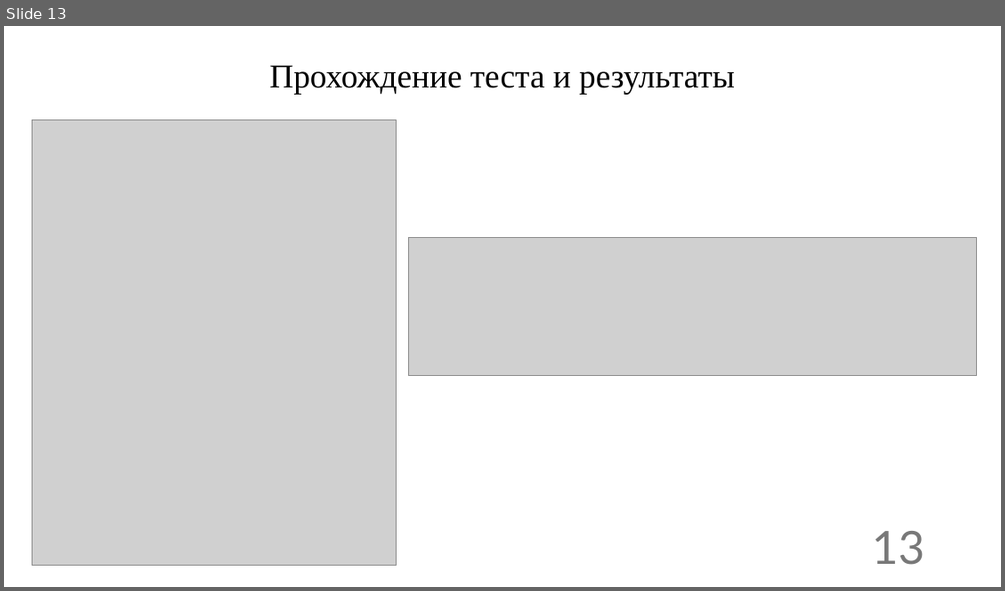
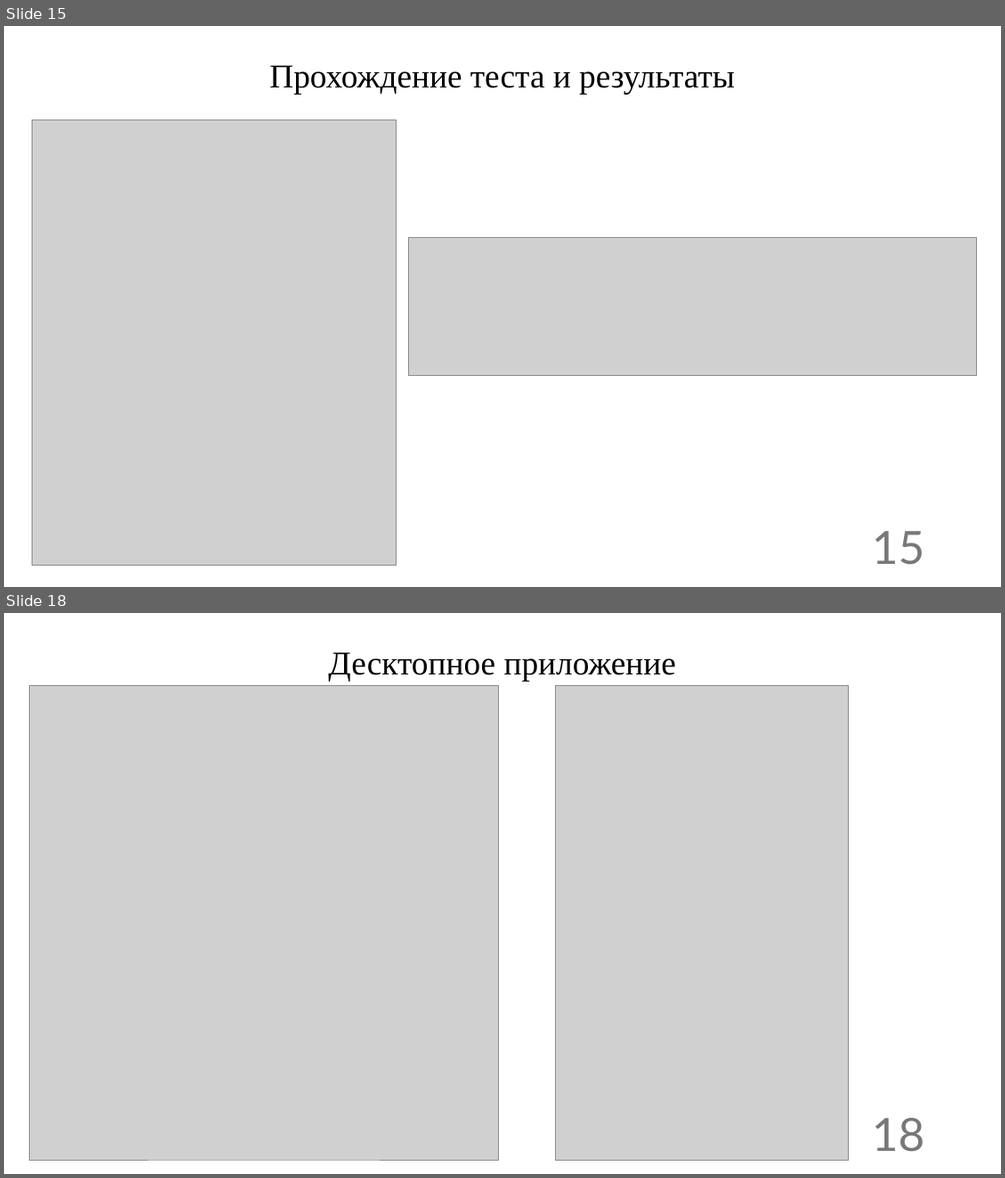
Before and after one commit to Deathlimit/Expert_system_KubSU, a slide deck: Expert_System_presentation.pptx. Shown one above the other, each under a label of ours: slide 13 before the commit, slides 15 and 18 after it; the slides between them are not shown. The pictures are 1005x591 and 1005x1178 pixels, drawn with LibreOffice and Linux fonts; fonts in the diff are those of the drawing; grey boxes stand for pictures. Boxes give left, top, right and bottom in pixels: in the first picture for what was removed or moved away, otherwise in the second. Text is boxed around its words. In the diff, an @@ line names an element or a change of style, - is before the commit and + after.

```diff
--- a/Expert_System_presentation.pptx
+++ b/Expert_System_presentation.pptx
@@ slide 18 added at <box>4,613,1001,1174</box>, background #FFFFFF @@
@@ title added at <box>328,652,676,681</box>, 32 pt, text #000000 @@
+Десктопное приложение
@@ picture added at <box>30,686,498,1159</box> @@
@@ picture added at <box>555,686,849,1159</box> @@
@@ page number added at <box>872,1118,925,1151</box>, 44 pt, text #797979 @@
+18
@@ what was slide 13 is now slide 15 @@
@@ page number at <box>872,531,925,564</box>: text changed @@
-13
+15
```
Also in this commit, not shown: 13 slides changed, 3 other slides added.
